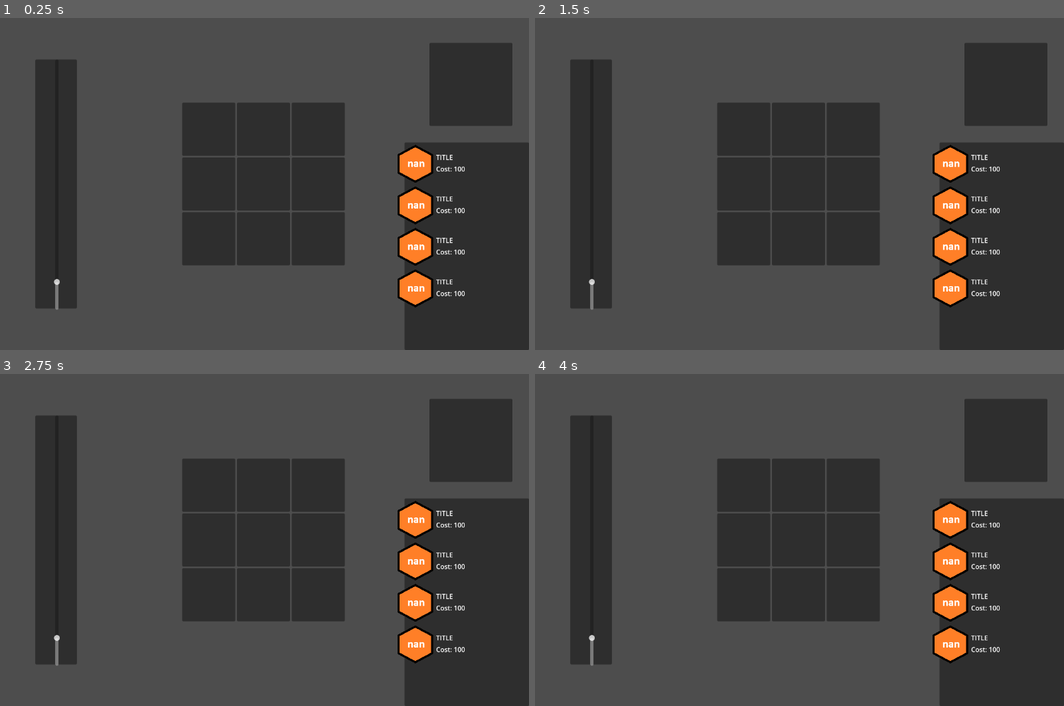
Above: before the commit, frames 1-4 (two rows, left to right).
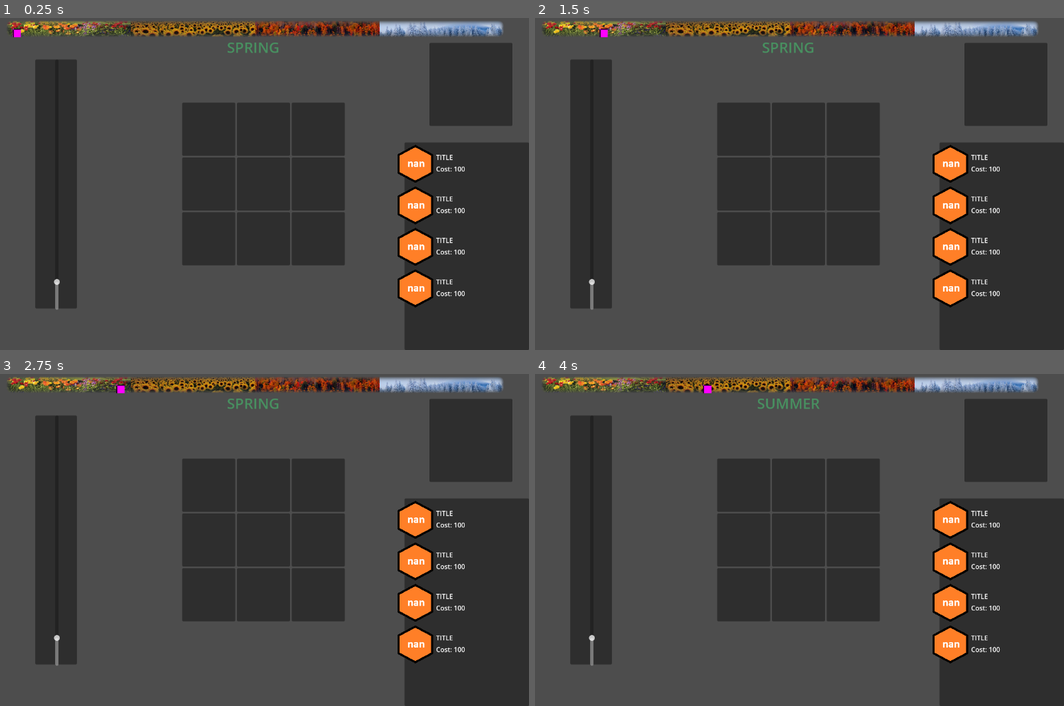
Above: after the commit, the same moments.

Repository: jintachi/GWJ85
Game: Godot game, scene res://scenes/main.tscn
Two runs of this game, one before a commit and one after it. Both use one fixed random seed, a clock stepped at 60 frames per second and the inputs below.
Inputs (mouse positions are in pixels of both pictures, inside the frame that each line leads up to):
- Up to frame 1 (0.25 s): no input
- Up to frame 2 (1.5 s): move the mouse to (741, 130) at 0.52 s; hold E (turn_right) 0.53-1.28 s; click (741, 130) at 0.67 s; move the mouse to (799, 130) at 1.27 s; hold Q (turn_left) from 1.28 s (still down); click (799, 130) at 1.42 s
- Up to frame 3 (2.75 s): move the mouse to (317, 486) at 2.02 s; release Q (turn_left) at 2.03 s; hold E (turn_right) from 2.03 s (still down); click (317, 486) at 2.17 s
- Up to frame 4 (4 s): move the mouse to (741, 540) at 2.77 s; click (741, 540) at 2.92 s; tap Enter at 3.5 s; move the mouse to (799, 540) at 3.52 s; release E (turn_right) at 3.53 s; hold Q (turn_left) from 3.53 s (still down); click (799, 540) at 3.67 s

The runs differ from the first frame. In frame 1, 4.0% of the frame differs, in the area x 1-96%, y 1-11%; in frame 2, 4.0%; in frame 3, 4.0%; in frame 4, 4.1%.

Commit message:
season indicator

Diff:
--- /dev/null
+++ b/scenes/Season/SeasonIndicator.tscn
@@ -0,0 +1,28 @@
+[gd_scene load_steps=4 format=3 uid="uid://8petnppadwyk"]
+
+[ext_resource type="Script" uid="uid://cugy673il6i2s" path="res://scenes/Season/season_indicator.gd" id="1_fjahr"]
+[ext_resource type="Texture2D" uid="uid://bqk4hiwnwam87" path="res://scenes/Season/seasons2.png" id="1_fp5nw"]
+
+[sub_resource type="PlaceholderTexture2D" id="PlaceholderTexture2D_fjahr"]
+size = Vector2(20, 20)
+
+[node name="Node2D" type="Node2D" node_paths=PackedStringArray("seaonSprint", "markerSprite")]
+script = ExtResource("1_fjahr")
+seaonSprint = NodePath("Seasons2")
+markerSprite = NodePath("marker")
+
+[node name="Seasons2" type="Sprite2D" parent="."]
+texture = ExtResource("1_fp5nw")
+
+[node name="marker" type="Sprite2D" parent="."]
+texture = SubResource("PlaceholderTexture2D_fjahr")
+
+[node name="RichTextLabel" type="RichTextLabel" parent="."]
+offset_left = -104.0
+offset_top = 20.0
+offset_right = 96.0
+offset_bottom = 94.0
+theme_override_colors/default_color = Color(0.282747, 0.563302, 0.378118, 1)
+theme_override_font_sizes/normal_font_size = 35
+bbcode_enabled = true
+text = "[center]SPRING"
--- /dev/null
+++ b/scenes/Season/season_indicator.gd
@@ -0,0 +1,27 @@
+extends Node2D
+
+@export var seaonSprint: Sprite2D
+@export var markerSprite: Sprite2D
+@export var activeSeason: Genum.Season = 0
+@export var seasonLength: float = 30
+var timer: float = 0
+
+func _init() -> void:
+	pass
+
+func _process(_deltaTime: float) -> void:
+	timer += _deltaTime *10
+	if timer > seasonLength:
+		var nextSason = activeSeason + 1
+		if nextSason == 4: nextSason = 0
+		activeSeason = nextSason
+		timer = 0
+		if activeSeason == 0: $RichTextLabel.text = "[center]SPRING"
+		elif activeSeason == 1: $RichTextLabel.text = "[center]SUMMER"
+		elif activeSeason == 2: $RichTextLabel.text = "[center]FALL"
+		elif activeSeason == 3: $RichTextLabel.text = "[center]WINTER"
+
+	var npos = (activeSeason * 300) - 600 + (timer*10)
+	#var frequency: float = 4.0
+	#var angle = (npos / 1200) * TAU * frequency
+	markerSprite.position = Vector2(npos, 10)
--- a/scenes/main.tscn
+++ b/scenes/main.tscn
@@ -1,8 +1,9 @@
-[gd_scene load_steps=4 format=3 uid="uid://bf0e0l206u8xd"]
+[gd_scene load_steps=5 format=3 uid="uid://bf0e0l206u8xd"]
 
 [ext_resource type="Theme" uid="uid://b5ldjeqg05ylx" path="res://assets/THEMES/new_theme.tres" id="2_0wfyh"]
 [ext_resource type="PackedScene" uid="uid://dovf40pax5p1w" path="res://scenes/purchasable.tscn" id="2_sugp2"]
 [ext_resource type="PackedScene" uid="uid://dq4wge02pusmm" path="res://scenes/cell_system/cell_grid.tscn" id="4_jyhfs"]
+[ext_resource type="PackedScene" uid="uid://8petnppadwyk" path="res://scenes/Season/SeasonIndicator.tscn" id="4_tbgi4"]
 
 [node name="Main" type="Node"]
 
@@ -96,10 +97,16 @@
 [node name="CellGrid" parent="UI/CenterContainer2" instance=ExtResource("4_jyhfs")]
 layout_mode = 2
 
-[node name="Control" type="Control" parent="UI"]
-layout_mode = 3
-anchors_preset = 0
-offset_right = 40.0
-offset_bottom = 40.0
+[node name="CenterContainer5" type="CenterContainer" parent="UI"]
+anchors_preset = 5
+anchor_left = 0.5
+anchor_right = 0.5
+offset_left = -20.0
+offset_top = 25.81
+offset_right = 20.0
+offset_bottom = 65.81
+grow_horizontal = 2
+
+[node name="Node2D" parent="UI/CenterContainer5" instance=ExtResource("4_tbgi4")]
 
 [node name="GameController" type="Node" parent="."]
--- a/utility/data_holders/genum.gd
+++ b/utility/data_holders/genum.gd
@@ -26,3 +26,10 @@
 	PIE,
 	PACKAGING
 }
+
+enum Season {
+	SPRING,
+	SUMMER,
+	FALL,
+	WINTER
+}
Not shown, added: scenes/Season/season_indicator.gd.uid
Binary file added: scenes/Season/seasons2.png
Not shown, added: scenes/Season/seasons2.png.import
